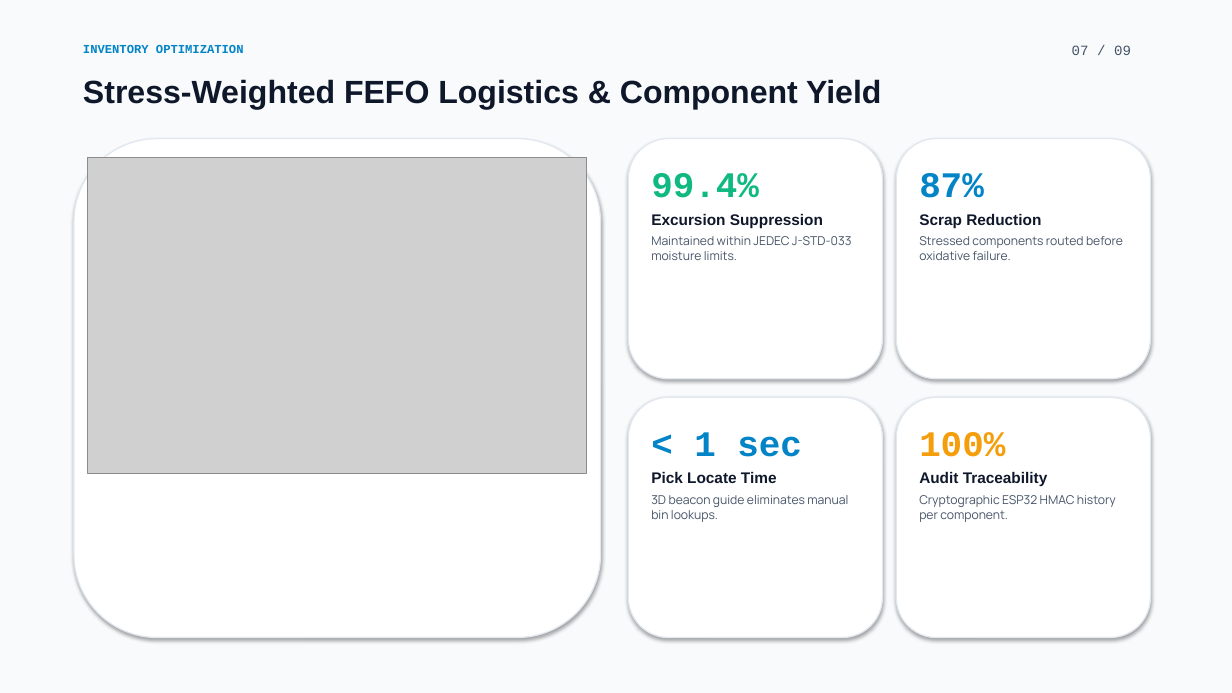
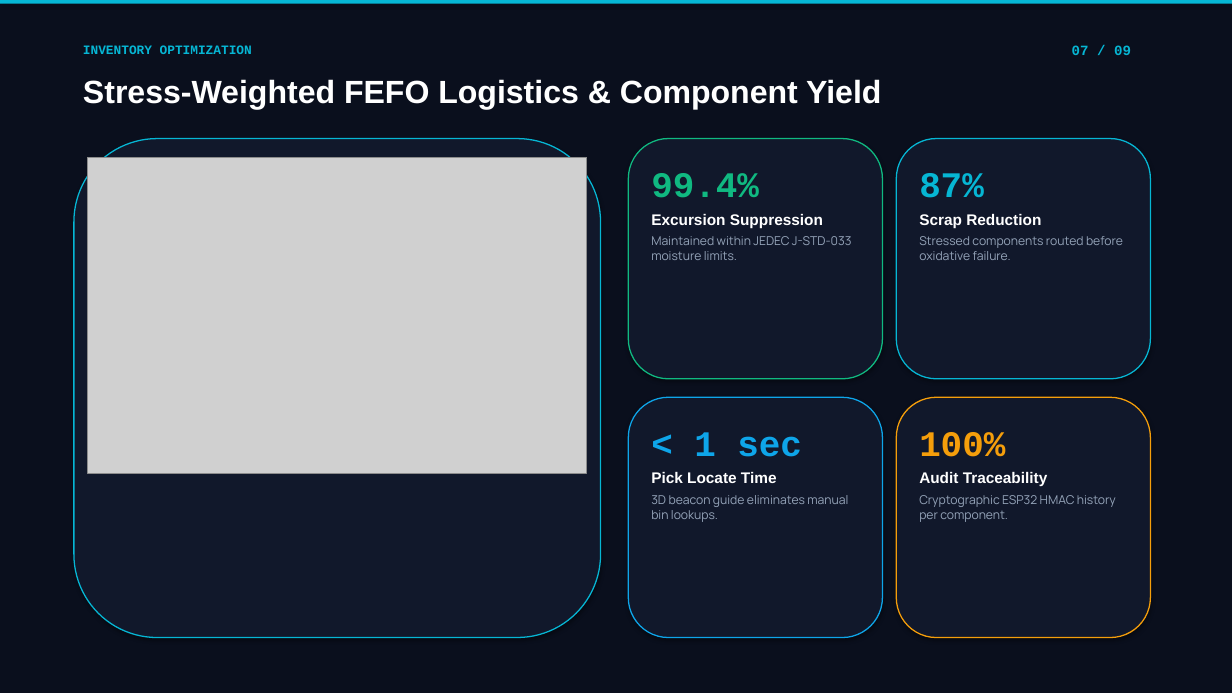
Before and after one commit to Shreyansha790/smart-component-storage, a slide deck: slide 7 of Smart_Component_Storage_Presentation.pptx. Drawn at 1232x693 pixels with LibreOffice and Linux fonts; fonts in the diff are those of the drawing; grey boxes stand for pictures. Boxes give left, top, right and bottom in pixels: in the first picture for what was removed or moved away, otherwise in the second. Text is boxed around its words. In the diff, an @@ line names an element or a change of style, - is before the commit and + after.

```diff
--- a/Smart_Component_Storage_Presentation.pptx
+++ b/Smart_Component_Storage_Presentation.pptx
@@ rectangle at [0,0,1232,693]: fill #F8FAFC to #0A0F1D @@
@@ rectangle added at [0,0,1232,4], fill #06B6D4 @@
@@ text "INVENTORY OPTIMIZATION" at [83,45,252,54]: size 9.5 to 10 pt, text colour #0284C7 to #06B6D4 @@
@@ text "07 / 09" at [1072,45,1131,55]: text colour #475569 to #06B6D4, bold on @@
@@ text "Stress-Weighted FEFO Logistics & Component ..." at [83,79,881,109]: text colour #0F172A to #FFFFFF @@
@@ rounded rectangle at [74,139,601,638]: fill #FFFFFF to #11182B; outline #E2E8F0 1 pt to #06B6D4 1 pt @@
@@ rounded rectangle at [628,139,883,379]: fill #FFFFFF to #11182B; outline #E2E8F0 1 pt to #10B981 1 pt @@
@@ rounded rectangle at [897,139,1151,379]: fill #FFFFFF to #11182B; outline #E2E8F0 1 pt to #06B6D4 1 pt @@
@@ text "87%" at [919,173,1123,260]: text colour #0284C7 to #06B6D4 in "87%"; text colour #0F172A to #FFFFFF in "Scrap Reduction"; text colour #475569 to #94A3B8 in "Stressed components routed before oxidative failure." @@
@@ text at [651,214,852,260]: text colour #0F172A to #FFFFFF in "Excursion Suppression"; text colour #475569 to #94A3B8 in "Maintained within JEDEC J-STD-033 moisture limits." @@
@@ rounded rectangle at [628,397,883,638]: fill #FFFFFF to #11182B; outline #E2E8F0 1 pt to #0EA5E9 1 pt @@
@@ text "< 1 sec" at [651,432,848,522]: text colour #0284C7 to #0EA5E9 in "< 1 sec"; text colour #0F172A to #FFFFFF in "Pick Locate Time"; text colour #475569 to #94A3B8 in "3D beacon guide eliminates manual bin lookups." @@
@@ rounded rectangle at [897,397,1151,638]: fill #FFFFFF to #11182B; outline #E2E8F0 1 pt to #F59E0B 1 pt @@
@@ text at [919,472,1116,522]: text colour #0F172A to #FFFFFF in "Audit Traceability"; text colour #475569 to #94A3B8 in "Cryptographic ESP32 HMAC history per component." @@
```
Also in this commit, not shown: 8 other slides changed.
